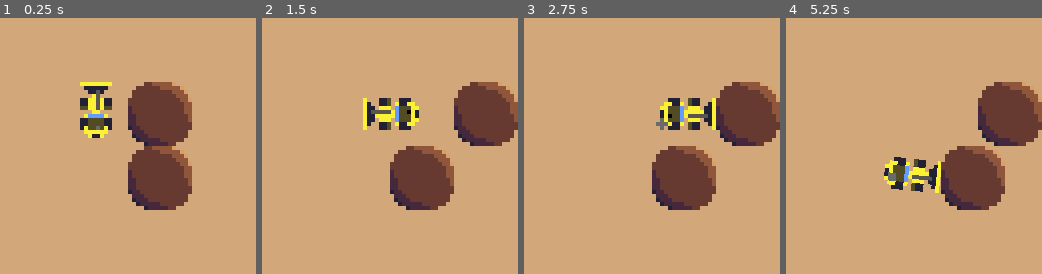
Above: before the commit, frames 1-4 (left to right).
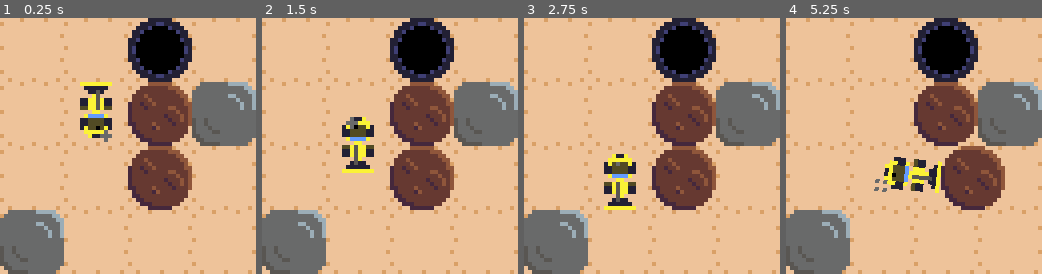
Above: after the commit, the same moments.

Repository: aludvik/Bouldering
Game: Godot game, scene res://Main.tscn
The game is run twice, just before and just after one commit, with the same random seed, the same clock (stepped at 60 frames per second) and the same inputs.
Inputs (mouse positions are in pixels of both pictures, inside the frame that each line leads up to):
- Up to frame 1 (0.25 s): no input
- Up to frame 2 (1.5 s): move the mouse to (446, 133) at 0.52 s; click (446, 133) at 0.67 s; move the mouse to (338, 158) at 1.27 s; click (338, 158) at 1.42 s
- Up to frame 3 (2.75 s): move the mouse to (677, 89) at 2.02 s; click (677, 89) at 2.17 s
- Up to frame 4 (5.25 s): move the mouse to (901, 197) at 2.77 s; click (901, 197) at 2.92 s; move the mouse to (990, 184) at 3.52 s; click (990, 184) at 3.67 s; move the mouse to (837, 107) at 4.27 s; click (837, 107) at 4.42 s; move the mouse to (926, 146) at 5.02 s; click (926, 146) at 5.17 s

The runs differ from the first frame. In frame 1, 86% of the frame differs, in the area x 0-100%, y 0-100%; in frame 2, 92%; in frame 3, 92%; in frame 4, 91%.

Commit message:
Add blocks and holes. Use texture for bakground.

Diff:
--- /dev/null
+++ b/Block.tscn
@@ -0,0 +1,9 @@
+[gd_scene load_steps=2 format=2]
+
+[ext_resource path="res://Rock.png" type="Texture" id=1]
+
+[node name="Block" type="Sprite" groups=[
+"blocks",
+"obstacles",
+]]
+texture = ExtResource( 1 )
--- a/Boulder.tscn
+++ b/Boulder.tscn
@@ -1,10 +1,11 @@
 [gd_scene load_steps=3 format=2]
 
-[ext_resource path="res://Boulder.png" type="Texture" id=1]
+[ext_resource path="res://Boulder2.png" type="Texture" id=1]
 [ext_resource path="res://Boulder.gd" type="Script" id=2]
 
 [node name="Boulder" type="Sprite" groups=[
 "boulders",
+"obstacles",
 ]]
 texture = ExtResource( 1 )
 script = ExtResource( 2 )
--- a/GridBackground.tscn
+++ b/GridBackground.tscn
@@ -1,7 +1,18 @@
-[gd_scene format=2]
+[gd_scene load_steps=2 format=2]
+
+[ext_resource path="res://DirtGrid.png" type="Texture" id=1]
 
 [node name="GridBackground" type="Node2D"]
 
 [node name="Polygon2D" type="Polygon2D" parent="."]
 color = Color( 0.824219, 0.655778, 0.473969, 1 )
 polygon = PoolVector2Array( 0, 0, 64, 0, 64, 64, 0, 64 )
+
+[node name="TextureRect" type="TextureRect" parent="."]
+margin_right = 64.0
+margin_bottom = 64.0
+texture = ExtResource( 1 )
+stretch_mode = 2
+__meta__ = {
+"_edit_use_anchors_": false
+}
--- /dev/null
+++ b/Hole.tscn
@@ -0,0 +1,9 @@
+[gd_scene load_steps=2 format=2]
+
+[ext_resource path="res://Hole.png" type="Texture" id=1]
+
+[node name="Hole" type="Sprite" groups=[
+"holes",
+"obstacles",
+]]
+texture = ExtResource( 1 )
--- a/Main.gd
+++ b/Main.gd
@@ -15,8 +15,9 @@
 	for row in range(board_size):
 		for col in range(board_size):
 			grid.append(null)
-	for boulder in get_tree().get_nodes_in_group("boulders"):
-		grid[position_to_index(boulder.position)] = boulder
+
+	for obstacle in get_tree().get_nodes_in_group("obstacles"):
+		grid[position_to_index(obstacle.position)] = obstacle
 	return grid
 
 func is_square_clicked(event):
@@ -53,7 +54,7 @@
 	var dir = border_direction(tractor, target)
 	if dir == null:
 		return
-	if !border_is_free(target, dir, grid):
+	if !can_move_boulder(target, dir, grid):
 		return
 	var boulder_target
 	match dir:
@@ -157,19 +158,23 @@
 		return Direction.LEFT
 	return null
 
-func border_is_free(idx: int, direction: int, grid) -> bool:
+func can_move_boulder(idx: int, direction: int, grid) -> bool:
 	var row = index_to_row(idx)
 	var col = index_to_col(idx)
 	match direction:
 		Direction.DOWN:
-			return row != board_size - 1 and grid[coord_to_index(row + 1, col)] == null
+			return row != board_size - 1 and accepts_boulder(row + 1, col, grid)
 		Direction.UP:
-			return row != 0 and grid[coord_to_index(row - 1, col)] == null
+			return row != 0 and accepts_boulder(row - 1, col, grid)
 		Direction.RIGHT:
-			return col != board_size - 1 and grid[coord_to_index(row, col + 1)] == null
+			return col != board_size - 1 and accepts_boulder(row, col + 1, grid)
 		Direction.LEFT:
-			return col != 0 and grid[coord_to_index(row, col - 1)] == null
+			return col != 0 and accepts_boulder(row, col - 1, grid)
 	return false
+
+func accepts_boulder(row, col, grid):
+	var object = grid[coord_to_index(row, col)]
+	return object == null or object.get_groups().has("holes")
 
 # Convert the grid into a graph using the Grid to Graph correspondence.
 func make_graph(grid):
--- a/Main.tscn
+++ b/Main.tscn
@@ -1,21 +1,31 @@
-[gd_scene load_steps=5 format=2]
+[gd_scene load_steps=7 format=2]
 
 [ext_resource path="res://GridBackground.tscn" type="PackedScene" id=1]
 [ext_resource path="res://Tractor.tscn" type="PackedScene" id=2]
 [ext_resource path="res://Boulder.tscn" type="PackedScene" id=3]
 [ext_resource path="res://Main.gd" type="Script" id=4]
+[ext_resource path="res://Block.tscn" type="PackedScene" id=5]
+[ext_resource path="res://Hole.tscn" type="PackedScene" id=6]
 
 [node name="Main" type="Node2D"]
 script = ExtResource( 4 )
 
 [node name="GridBackground" parent="." instance=ExtResource( 1 )]
 
+[node name="Hole" parent="." instance=ExtResource( 6 )]
+position = Vector2( 40, 8 )
+
 [node name="Tractor" parent="." instance=ExtResource( 2 )]
 position = Vector2( 24, 24 )
-frame = 0
 
 [node name="Boulder" parent="." instance=ExtResource( 3 )]
 position = Vector2( 40, 40 )
 
 [node name="Boulder2" parent="." instance=ExtResource( 3 )]
 position = Vector2( 40, 24 )
+
+[node name="Block" parent="." instance=ExtResource( 5 )]
+position = Vector2( 56, 24 )
+
+[node name="Block2" parent="." instance=ExtResource( 5 )]
+position = Vector2( 8, 56 )
--- a/Tractor.tscn
+++ b/Tractor.tscn
@@ -45,6 +45,6 @@
 
 [node name="Tractor" type="AnimatedSprite"]
 frames = SubResource( 9 )
-frame = 2
+frame = 4
 playing = true
 script = ExtResource( 2 )
Binary file added: Boulder2.png
Not shown, added: Boulder2.png.import
Binary file added: DirtGrid.png
Not shown, added: DirtGrid.png.import
Binary file added: Hole.png
Not shown, added: Hole.png.import
Binary file added: Rock.png
Not shown, added: Rock.png.import
